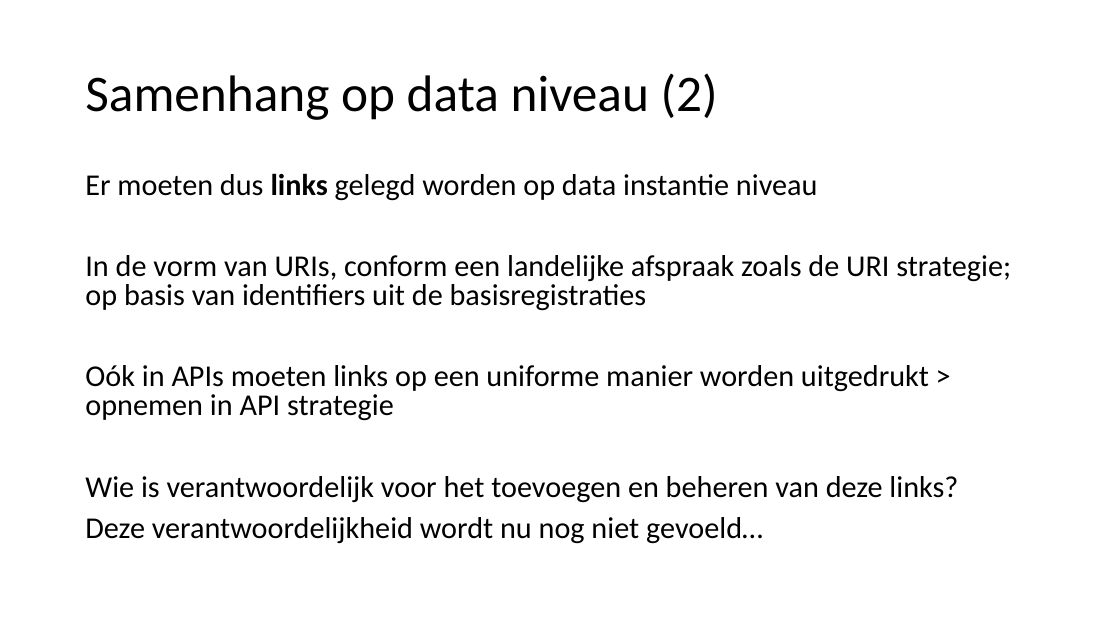
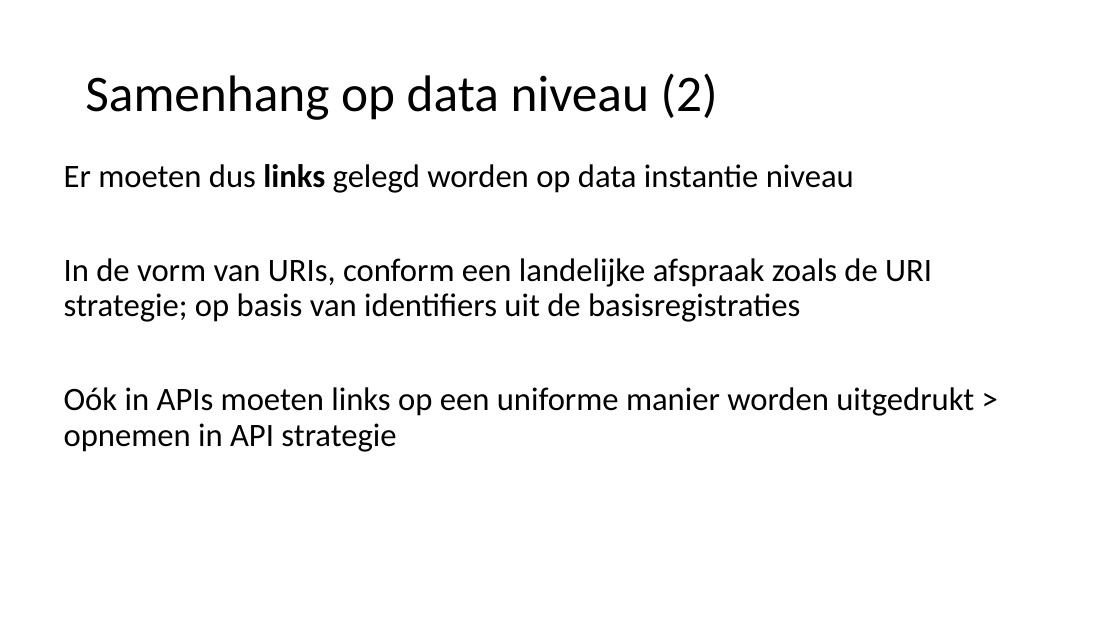
Before and after one commit to Geonovum/disgeo-demo, a slide deck: slide 13 of presentaties/lessons_learned.pptx (slide 12 before the commit). Drawn at 1120x630 pixels with LibreOffice and Linux fonts; fonts in the diff are those of the drawing. Boxes give left, top, right and bottom in pixels: in the first picture for what was removed or moved away, otherwise in the second. Text is boxed around its words. In the diff, an @@ line names an element or a change of style, - is before the commit and + after.

```diff
--- a/presentaties/lessons_learned.pptx
+++ b/presentaties/lessons_learned.pptx
@@ text "Er moeten dus links gelegd ...": place and size @@
-text "Er moeten dus links gelegd ..." at box(85, 173, 1011, 544)
+text "Er moeten dus links gelegd ..." at box(64, 164, 974, 452)
@@ text "Er moeten dus links gelegd ..." at box(64, 164, 974, 452): size 25.9 to 28 pt; line spacing 0.8 to 0.9 @@
@@ text at box(85, 476, 958, 544): paragraphs removed @@
-Wie is verantwoordelijk voor het toevoegen en beheren van deze links?
-Deze verantwoordelijkheid wordt nu nog niet gevoeld…
```
Also in this commit, not shown: 2 slides added.
